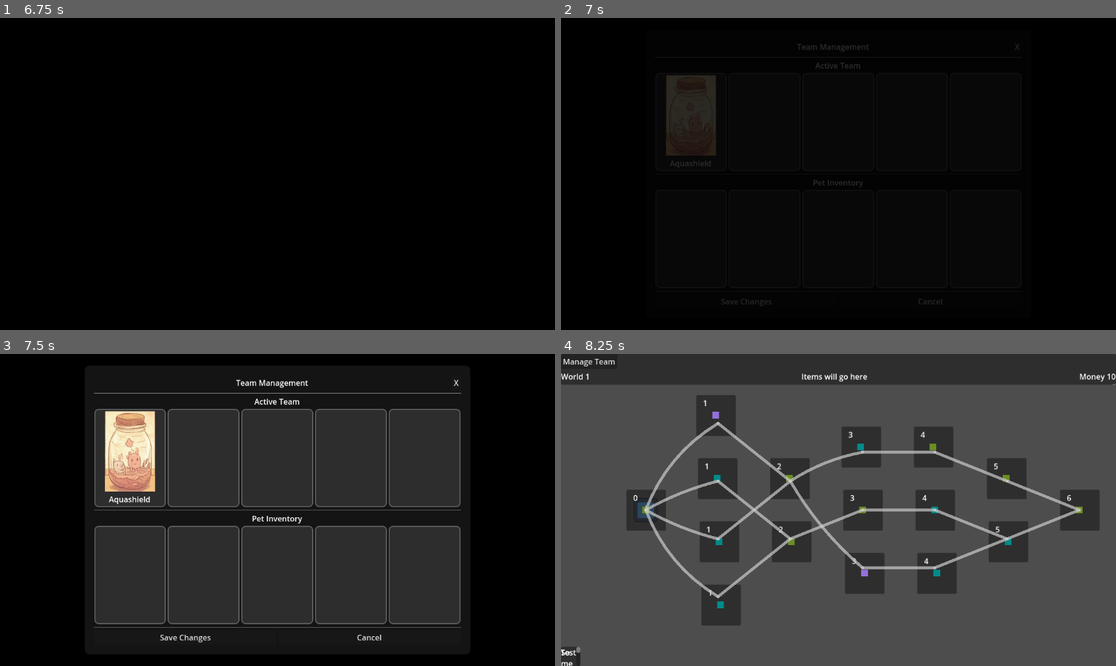
Above: before the commit, frames 1-4 (two rows, left to right).
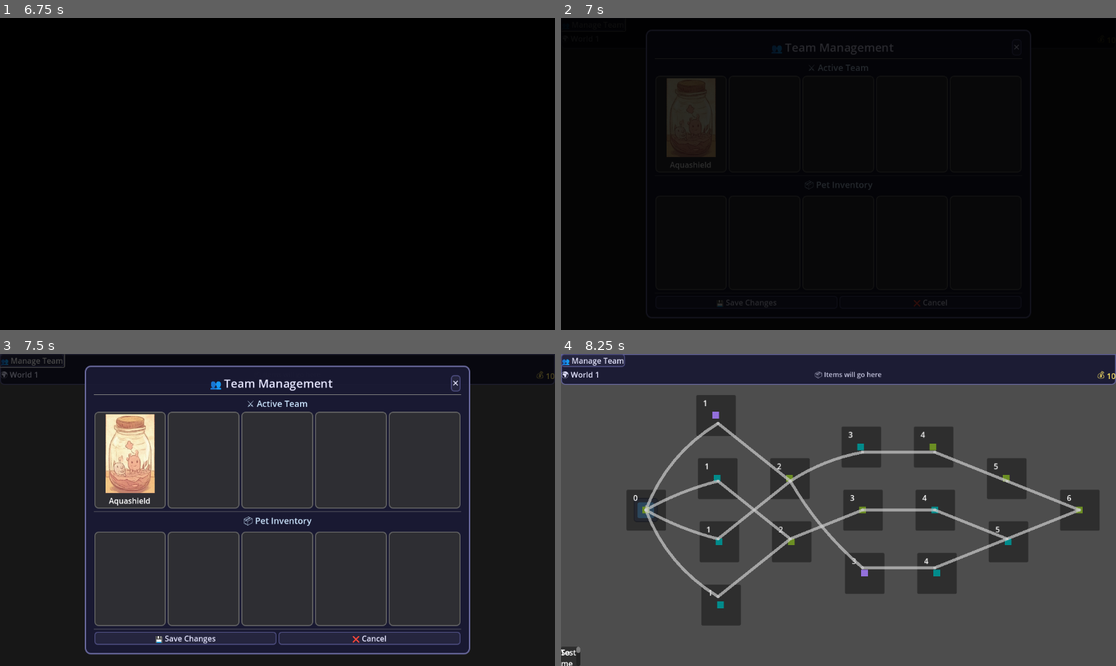
Above: after the commit, the same moments.

Repository: jwNorwood/scifi_idle
Game: Godot game, scene res://Scenes/Screens/MainMenu/MainMenu.tscn
Two runs of this game, one before a commit and one after it. Both use one fixed random seed, a clock stepped at 60 frames per second and the inputs below. The engine's default icon, where the game draws it, is replaced by a stand-in: a white triangle on a blue panel in a dark square.
Inputs (mouse positions are in pixels of both pictures, inside the frame that each line leads up to):
- Up to frame 1 (6.75 s): click "🎮 New Game" at 0.5 s; click "Back to Menu" at 1.25 s; click "🎮 New Game" at 2 s; tap Enter at 2.75, 2.85 s; move the mouse to (399, 158) at 2.77 s; click (399, 158) at 2.92 s; tap Space at 3.02 s; click "Choose Flametail" at 3.5 s; click "Confirm Selection" at 4.25 s; click "Choose Aquashield" at 5 s; click "Confirm Selection" at 5.75 s; click "Manage Team" (after the commit: "👥 Manage Team") at 6.5 s
- Up to frame 2 (7 s): no input
- Up to frame 3 (7.5 s): click "X" (after the commit: "✕") at 7.25 s
- Up to frame 4 (8.25 s): click "Save Changes" (after the commit: "💾 Save Changes") at 8 s

Frame 1 is identical in both runs. In frame 2, 0.6% of the frame differs, in the area x 18-83%, y 8-93%; in frame 3, 27%, in the area x 0-100%, y 0-97%; in frame 4, 1.7%.

Commit message:
style changes

Diff:
--- a/Scenes/Component/SkillSelect/SkillSelectModal.tscn
+++ b/Scenes/Component/SkillSelect/SkillSelectModal.tscn
@@ -2,17 +2,17 @@
 
 [ext_resource type="Script" uid="uid://bky7j6h5em1l8" path="res://Scenes/Component/SkillSelect/skill_select_modal.gd" id="1_skill"]
 
-[sub_resource type="StyleBoxFlat" id="StyleBoxFlat_1skill"]
-bg_color = Color(0.1, 0.1, 0.1, 0.9)
-border_width_left = 2
-border_width_top = 2
-border_width_right = 2
-border_width_bottom = 2
-border_color = Color(0.3, 0.3, 0.3, 1)
-corner_radius_top_left = 15
-corner_radius_top_right = 15
-corner_radius_bottom_right = 15
-corner_radius_bottom_left = 15
+[sub_resource type="StyleBoxFlat" id="StyleBoxFlat_modal_bg"]
+bg_color = Color(0.1, 0.1, 0.2, 0.95)
+border_width_left = 3
+border_width_top = 3
+border_width_right = 3
+border_width_bottom = 3
+border_color = Color(0.4, 0.4, 0.6, 1)
+corner_radius_top_left = 12
+corner_radius_top_right = 12
+corner_radius_bottom_right = 12
+corner_radius_bottom_left = 12
 
 [node name="SkillSelectModal" type="Control"]
 process_mode = 3
@@ -45,7 +45,7 @@
 offset_top = -250.0
 offset_right = 350.0
 offset_bottom = 250.0
-theme_override_styles/panel = SubResource("StyleBoxFlat_1skill")
+theme_override_styles/panel = SubResource("StyleBoxFlat_modal_bg")
 
 [node name="VBoxContainer" type="VBoxContainer" parent="ModalPanel"]
 layout_mode = 1
--- a/Scenes/Screens/Overworld/Overworld.tscn
+++ b/Scenes/Screens/Overworld/Overworld.tscn
@@ -6,6 +6,52 @@
 [ext_resource type="PackedScene" uid="uid://ce3v12qhxd3ci" path="res://Scenes/Component/ModifierList/ModifierList.tscn" id="3_sm4cn"]
 [ext_resource type="PackedScene" uid="uid://i78lmxhc0t8l" path="res://Scenes/Component/ModalEncounterInfo/modal_encounter_info.tscn" id="3_sw3xe"]
 [ext_resource type="PackedScene" uid="uid://cwrb8fj7r5i2v" path="res://Scenes/TeamManagment/TeamManagementModal.tscn" id="6_sm4cn"]
+
+[sub_resource type="StyleBoxFlat" id="StyleBoxFlat_header_bg"]
+bg_color = Color(0.1, 0.1, 0.2, 0.95)
+border_width_left = 2
+border_width_top = 2
+border_width_right = 2
+border_width_bottom = 2
+border_color = Color(0.4, 0.4, 0.6, 1)
+corner_radius_bottom_right = 8
+corner_radius_bottom_left = 8
+
+[sub_resource type="StyleBoxFlat" id="StyleBoxFlat_button_hover"]
+bg_color = Color(0.2, 0.2, 0.35, 1)
+border_width_left = 2
+border_width_top = 2
+border_width_right = 2
+border_width_bottom = 2
+border_color = Color(0.4, 0.4, 0.6, 1)
+corner_radius_top_left = 6
+corner_radius_top_right = 6
+corner_radius_bottom_right = 6
+corner_radius_bottom_left = 6
+
+[sub_resource type="StyleBoxFlat" id="StyleBoxFlat_button_pressed"]
+bg_color = Color(0.1, 0.1, 0.2, 1)
+border_width_left = 2
+border_width_top = 2
+border_width_right = 2
+border_width_bottom = 2
+border_color = Color(0.5, 0.5, 0.7, 1)
+corner_radius_top_left = 6
+corner_radius_top_right = 6
+corner_radius_bottom_right = 6
+corner_radius_bottom_left = 6
+
+[sub_resource type="StyleBoxFlat" id="StyleBoxFlat_button_normal"]
+bg_color = Color(0.15, 0.15, 0.25, 0.9)
+border_width_left = 2
+border_width_top = 2
+border_width_right = 2
+border_width_bottom = 2
+border_color = Color(0.3, 0.3, 0.5, 1)
+corner_radius_top_left = 6
+corner_radius_top_right = 6
+corner_radius_bottom_right = 6
+corner_radius_bottom_left = 6
 
 [node name="Overworld" type="Node"]
 
@@ -24,6 +70,7 @@
 offset_bottom = 64.0
 grow_horizontal = 2
 size_flags_vertical = 3
+theme_override_styles/panel = SubResource("StyleBoxFlat_header_bg")
 
 [node name="VBoxContainer" type="VBoxContainer" parent="GlobalUI/HeaderBG"]
 layout_mode = 1
@@ -38,7 +85,14 @@
 
 [node name="TeamButton" type="Button" parent="GlobalUI/HeaderBG/VBoxContainer/Actions"]
 layout_mode = 2
-text = "Manage Team"
+theme_override_colors/font_hover_color = Color(1, 1, 1, 1)
+theme_override_colors/font_color = Color(0.9, 0.9, 1, 1)
+theme_override_colors/font_pressed_color = Color(0.8, 0.8, 0.9, 1)
+theme_override_font_sizes/font_size = 16
+theme_override_styles/hover = SubResource("StyleBoxFlat_button_hover")
+theme_override_styles/pressed = SubResource("StyleBoxFlat_button_pressed")
+theme_override_styles/normal = SubResource("StyleBoxFlat_button_normal")
+text = "👥 Manage Team"
 
 [node name="Info" type="HBoxContainer" parent="GlobalUI/HeaderBG/VBoxContainer"]
 layout_mode = 2
@@ -46,12 +100,16 @@
 
 [node name="Placeholder" type="Label" parent="GlobalUI/HeaderBG/VBoxContainer/Info"]
 layout_mode = 2
-text = "World 1"
+theme_override_colors/font_color = Color(0.9, 0.9, 1, 1)
+theme_override_font_sizes/font_size = 16
+text = "🌍 World 1"
 
 [node name="Items" type="Label" parent="GlobalUI/HeaderBG/VBoxContainer/Info"]
 layout_mode = 2
 size_flags_horizontal = 3
-text = "Items will go here"
+theme_override_colors/font_color = Color(0.8, 0.8, 0.9, 1)
+theme_override_font_sizes/font_size = 14
+text = "📦 Items will go here"
 horizontal_alignment = 1
 
 [node name="HBoxContainer" type="HBoxContainer" parent="GlobalUI/HeaderBG/VBoxContainer/Info"]
@@ -59,13 +117,17 @@
 
 [node name="Gold" type="Label" parent="GlobalUI/HeaderBG/VBoxContainer/Info/HBoxContainer"]
 layout_mode = 2
-text = "Money"
+theme_override_colors/font_color = Color(1, 0.9, 0.4, 1)
+theme_override_font_sizes/font_size = 16
+text = "💰"
 horizontal_alignment = 2
 
 [node name="GoldValue" type="Label" parent="GlobalUI/HeaderBG/VBoxContainer/Info/HBoxContainer"]
 unique_name_in_owner = true
 layout_mode = 2
-text = "Money"
+theme_override_colors/font_color = Color(1, 0.9, 0.4, 1)
+theme_override_font_sizes/font_size = 16
+text = "0"
 horizontal_alignment = 2
 
 [node name="Modifiers" type="HBoxContainer" parent="GlobalUI/HeaderBG/VBoxContainer"]
--- a/Scenes/TeamManagment/TeamManagementModal.tscn
+++ b/Scenes/TeamManagment/TeamManagementModal.tscn
@@ -1,13 +1,54 @@
-[gd_scene load_steps=3 format=3 uid="uid://cwrb8fj7r5i2v"]
+[gd_scene load_steps=6 format=3 uid="uid://cwrb8fj7r5i2v"]
 
 [ext_resource type="Script" uid="uid://csxlf1qvimts2" path="res://Scenes/TeamManagment/team_management_modal.gd" id="1_2x8nj"]
 
-[sub_resource type="StyleBoxFlat" id="StyleBoxFlat_1n6x9"]
-bg_color = Color(0.1, 0.1, 0.1, 0.8)
-corner_radius_top_left = 10
-corner_radius_top_right = 10
-corner_radius_bottom_right = 10
-corner_radius_bottom_left = 10
+[sub_resource type="StyleBoxFlat" id="StyleBoxFlat_modal_bg"]
+bg_color = Color(0.1, 0.1, 0.2, 0.95)
+border_width_left = 3
+border_width_top = 3
+border_width_right = 3
+border_width_bottom = 3
+border_color = Color(0.4, 0.4, 0.6, 1)
+corner_radius_top_left = 12
+corner_radius_top_right = 12
+corner_radius_bottom_right = 12
+corner_radius_bottom_left = 12
+
+[sub_resource type="StyleBoxFlat" id="StyleBoxFlat_button_hover"]
+bg_color = Color(0.2, 0.2, 0.35, 1)
+border_width_left = 2
+border_width_top = 2
+border_width_right = 2
+border_width_bottom = 2
+border_color = Color(0.4, 0.4, 0.6, 1)
+corner_radius_top_left = 6
+corner_radius_top_right = 6
+corner_radius_bottom_right = 6
+corner_radius_bottom_left = 6
+
+[sub_resource type="StyleBoxFlat" id="StyleBoxFlat_button_pressed"]
+bg_color = Color(0.1, 0.1, 0.2, 1)
+border_width_left = 2
+border_width_top = 2
+border_width_right = 2
+border_width_bottom = 2
+border_color = Color(0.5, 0.5, 0.7, 1)
+corner_radius_top_left = 6
+corner_radius_top_right = 6
+corner_radius_bottom_right = 6
+corner_radius_bottom_left = 6
+
+[sub_resource type="StyleBoxFlat" id="StyleBoxFlat_button_normal"]
+bg_color = Color(0.15, 0.15, 0.25, 0.9)
+border_width_left = 2
+border_width_top = 2
+border_width_right = 2
+border_width_bottom = 2
+border_color = Color(0.3, 0.3, 0.5, 1)
+corner_radius_top_left = 6
+corner_radius_top_right = 6
+corner_radius_bottom_right = 6
+corner_radius_bottom_left = 6
 
 [node name="TeamManagementModal" type="Control"]
 process_mode = 3
@@ -28,7 +69,7 @@
 grow_horizontal = 2
 grow_vertical = 2
 mouse_filter = 2
-color = Color(0, 0, 0, 1)
+color = Color(0, 0, 0, 0.7)
 
 [node name="ModalPanel" type="Panel" parent="."]
 layout_mode = 0
@@ -40,7 +81,7 @@
 offset_top = -300.0
 offset_right = 400.0
 offset_bottom = 300.0
-theme_override_styles/panel = SubResource("StyleBoxFlat_1n6x9")
+theme_override_styles/panel = SubResource("StyleBoxFlat_modal_bg")
 
 [node name="VBoxContainer" type="VBoxContainer" parent="ModalPanel"]
 layout_mode = 0
@@ -57,12 +98,21 @@
 [node name="Title" type="Label" parent="ModalPanel/VBoxContainer/Header"]
 layout_mode = 2
 size_flags_horizontal = 3
-text = "Team Management"
+theme_override_colors/font_color = Color(0.9, 0.9, 1, 1)
+theme_override_font_sizes/font_size = 24
+text = "👥 Team Management"
 horizontal_alignment = 1
 
 [node name="CloseButton" type="Button" parent="ModalPanel/VBoxContainer/Header"]
 layout_mode = 2
-text = "X"
+theme_override_colors/font_hover_color = Color(1, 0.3, 0.3, 1)
+theme_override_colors/font_color = Color(0.9, 0.9, 1, 1)
+theme_override_colors/font_pressed_color = Color(0.8, 0.2, 0.2, 1)
+theme_override_font_sizes/font_size = 18
+theme_override_styles/hover = SubResource("StyleBoxFlat_button_hover")
+theme_override_styles/pressed = SubResource("StyleBoxFlat_button_pressed")
+theme_override_styles/normal = SubResource("StyleBoxFlat_button_normal")
+text = "✕"
 
 [node name="HSeparator" type="HSeparator" parent="ModalPanel/VBoxContainer"]
 layout_mode = 2
@@ -78,7 +128,9 @@
 
 [node name="ActiveTeamLabel" type="Label" parent="ModalPanel/VBoxContainer/Content/ActiveTeam"]
 layout_mode = 2
-text = "Active Team"
+theme_override_colors/font_color = Color(0.8, 0.9, 1, 1)
+theme_override_font_sizes/font_size = 18
+text = "⚔️ Active Team"
 horizontal_alignment = 1
 
 [node name="ActiveTeamSlots" type="HBoxContainer" parent="ModalPanel/VBoxContainer/Content/ActiveTeam"]
@@ -96,7 +148,9 @@
 
 [node name="InventoryLabel" type="Label" parent="ModalPanel/VBoxContainer/Content/Inventory"]
 layout_mode = 2
-text = "Pet Inventory"
+theme_override_colors/font_color = Color(0.8, 0.9, 1, 1)
+theme_override_font_sizes/font_size = 18
+text = "📦 Pet Inventory"
 horizontal_alignment = 1
 
 [node name="InventorySlots" type="HBoxContainer" parent="ModalPanel/VBoxContainer/Content/Inventory"]
@@ -113,12 +167,26 @@
 [node name="SaveButton" type="Button" parent="ModalPanel/VBoxContainer/ButtonContainer"]
 layout_mode = 2
 size_flags_horizontal = 3
-text = "Save Changes"
+theme_override_colors/font_hover_color = Color(1, 1, 1, 1)
+theme_override_colors/font_color = Color(0.9, 0.9, 1, 1)
+theme_override_colors/font_pressed_color = Color(0.8, 0.8, 0.9, 1)
+theme_override_font_sizes/font_size = 16
+theme_override_styles/hover = SubResource("StyleBoxFlat_button_hover")
+theme_override_styles/pressed = SubResource("StyleBoxFlat_button_pressed")
+theme_override_styles/normal = SubResource("StyleBoxFlat_button_normal")
+text = "💾 Save Changes"
 
 [node name="CancelButton" type="Button" parent="ModalPanel/VBoxContainer/ButtonContainer"]
 layout_mode = 2
 size_flags_horizontal = 3
-text = "Cancel"
+theme_override_colors/font_hover_color = Color(1, 0.8, 0.8, 1)
+theme_override_colors/font_color = Color(0.9, 0.9, 1, 1)
+theme_override_colors/font_pressed_color = Color(0.8, 0.6, 0.6, 1)
+theme_override_font_sizes/font_size = 16
+theme_override_styles/hover = SubResource("StyleBoxFlat_button_hover")
+theme_override_styles/pressed = SubResource("StyleBoxFlat_button_pressed")
+theme_override_styles/normal = SubResource("StyleBoxFlat_button_normal")
+text = "❌ Cancel"
 
 [connection signal="gui_input" from="Background" to="." method="_on_background_clicked"]
 [connection signal="pressed" from="ModalPanel/VBoxContainer/Header/CloseButton" to="." method="_on_close_button_pressed"]
Not shown: 1 places in Scenes/Screens/Overworld/Overworld.tscn that only renumber resources
